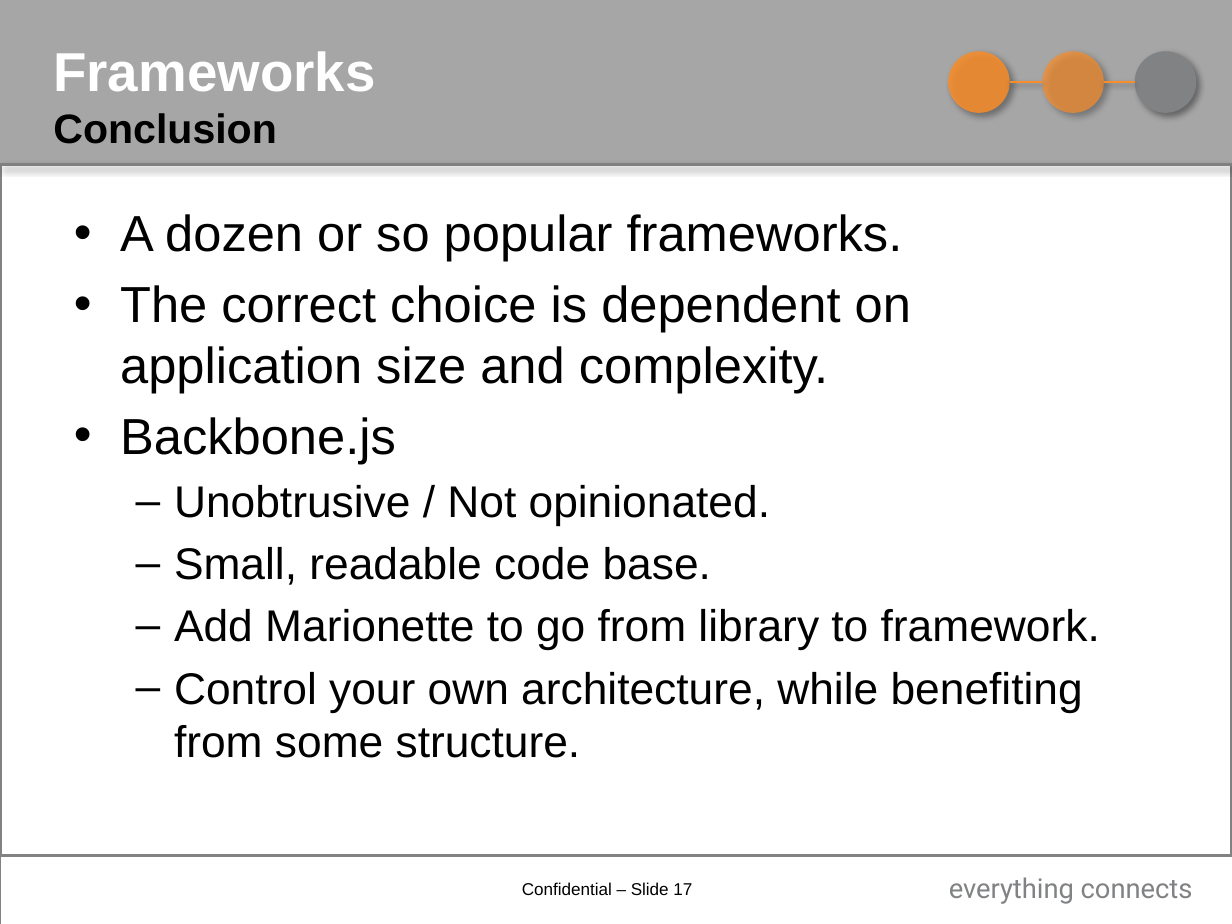
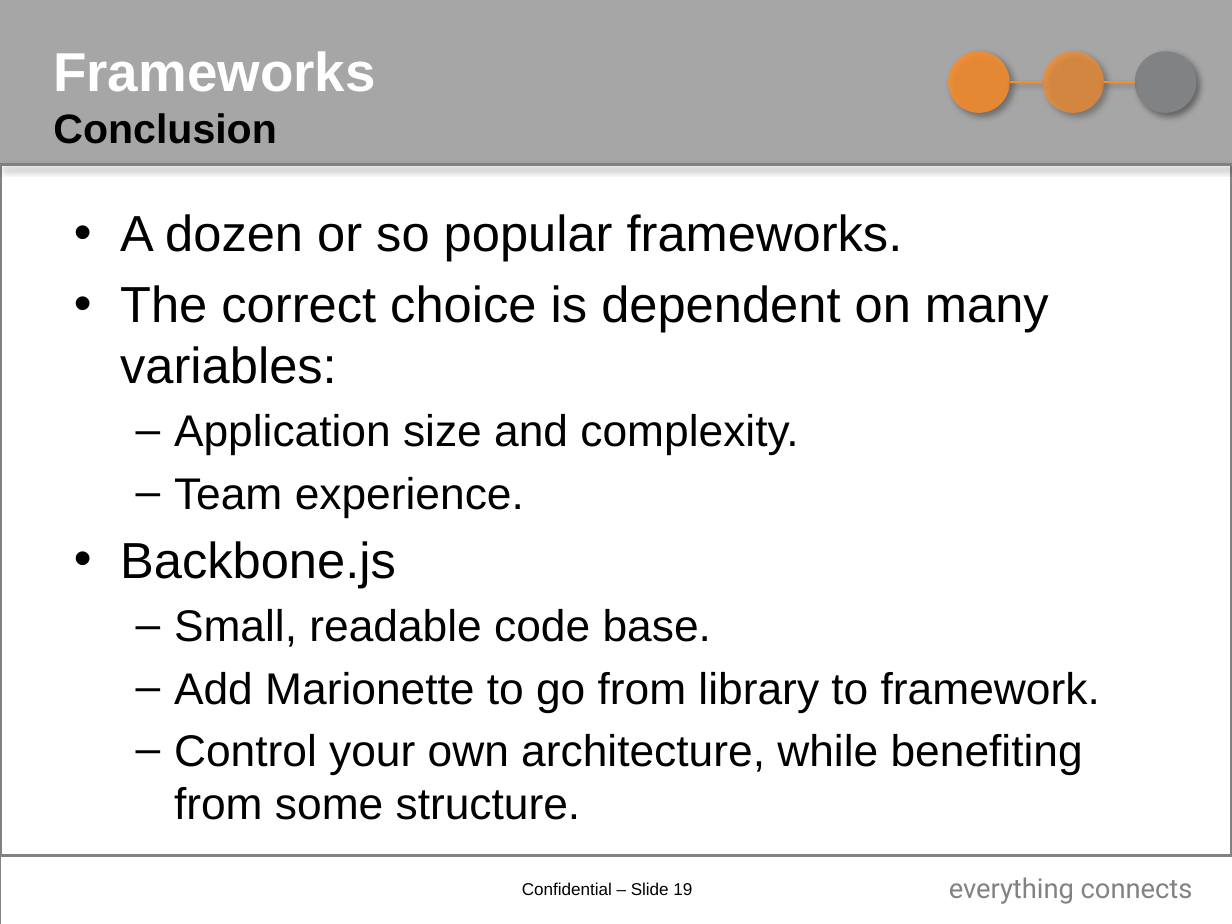
Before and after one commit to NVISIA/BBWorkshop-Ember, a slide deck: slide 19 of presentation/SPA_workshop.pptx (slide 17 before the commit). Drawn at 1232x924 pixels with LibreOffice and Linux fonts; fonts in the diff are those of the drawing; background and template pictures are left out. Boxes give left, top, right and bottom in pixels: in the first picture for what was removed or moved away, otherwise in the second. Text is boxed around its words. In the diff, an @@ line names an element or a change of style, - is before the commit and + after.

```diff
--- a/presentation/SPA_workshop.pptx
+++ b/presentation/SPA_workshop.pptx
@@ text at (x1=120, y1=285, x2=1049, y2=517): text changed; size 29.6 to 25.9 pt @@
-• The correct choice is dependent on application size and complexity.
+• The correct choice is dependent on many variables:
+  – Application size and complexity.
+  – Team experience.
@@ text at (x1=174, y1=485, x2=770, y2=526): paragraph removed @@
-  – Unobtrusive / Not opinionated.
@@ page number at (x1=522, y1=882, x2=692, y2=895): text changed @@
-Confidential – Slide 17
+Confidential – Slide 19
```
Also in this commit, not shown: 5 other slides changed, 2 slides added, 2 other files.
